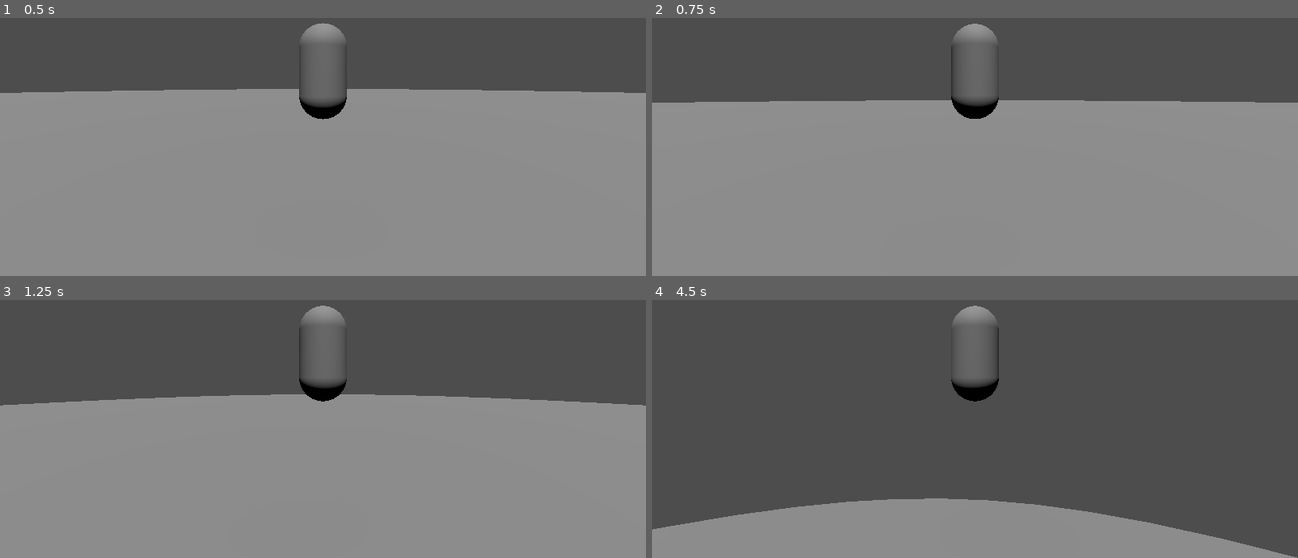
Above: before the commit, frames 1-4 (two rows, left to right).
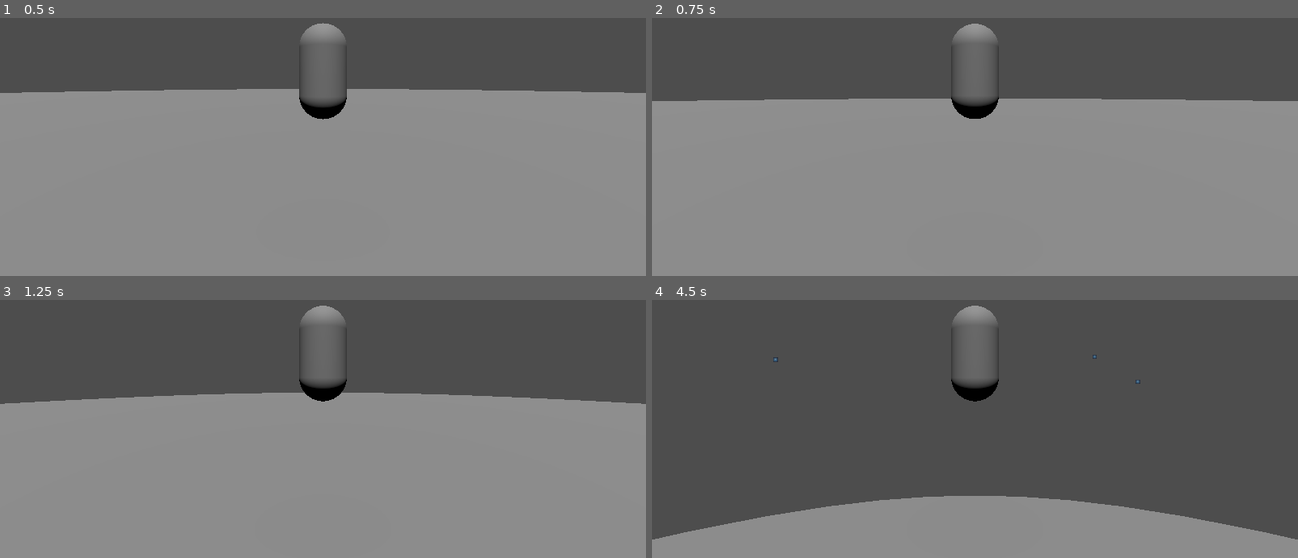
Above: after the commit, the same moments.

Repository: Al1002/hackTuesX
Game: Godot game, scene res://main.tscn
Two runs of this game, one before a commit and one after it. Both use one fixed random seed, a clock stepped at 60 frames per second and the inputs below. The engine's default icon, where the game draws it, is replaced by a stand-in: a white triangle on a blue panel in a dark square.
Inputs (mouse positions are in pixels of both pictures, inside the frame that each line leads up to):
- Up to frame 1 (0.5 s): no input
- Up to frame 2 (0.75 s): move the mouse to (1007, 92) at 0.52 s; hold Up (ui_up) from 0.53 s (still down)
- Up to frame 3 (1.25 s): keep holding Up (ui_up); tap Space (jump) at 0.77 s
- Up to frame 4 (4.5 s): keep holding Up (ui_up); move the mouse to (942, 377) at 1.27 s; tap Space (jump) at 1.52, 3.02, 3.77 s; move the mouse to (987, 369) at 2.02 s; move the mouse to (968, 382) at 2.77 s; move the mouse to (1020, 382) at 3.52 s; move the mouse to (923, 372) at 4.27 s

Frame 1 is identical in both runs. In frame 2, 0.6% of the frame differs, in the area x 0-100%, y 2-34%; in frame 3, 0.6%; in frame 4, 3.1%, in the area x 0-100%, y 2-100%.

Commit message:
Spinny gish (with a f)

Diff:
--- a/Spawner.gd
+++ b/Spawner.gd
@@ -2,11 +2,11 @@
 
 @export var spawning_scene : PackedScene
 var spawnPoint : Vector3
-var spawnRadius : float = 50
-var rotationSpeed : float = 100
+var spawnRadius : float = 60
+var rotationSpeed : float = 1
 # Called when the node enters the scene tree for the first time.
 func _ready():
-	$Timer.wait_time = 1
+	$Timer.wait_time = 0.5
 	$Timer.autostart = true
 	$Timer.start()
 	spawnPoint = position
@@ -20,7 +20,7 @@
 	var radians = deg_to_rad(angle)
 	var xOffset = spawnPoint.x + spawnRadius * cos(radians)
 	var zOffset = spawnPoint.z + spawnRadius * sin(radians)
-	spawned.position = Vector3(xOffset, randf_range(-1,1), zOffset)
+	spawned.position = Vector3(xOffset, randf_range(-1,10), zOffset)
 
 	# Add fish to the scene
 	add_child(spawned)
@@ -28,7 +28,7 @@
 func _process(delta):
 	for child in get_children():
 		if child is Timer:
-			break
+			continue
 		var pos = child.position - spawnPoint
 		var new_pos = Vector3(pos.x * cos(rotationSpeed * delta) - pos.z * sin(rotationSpeed * delta),pos.y, pos.x * sin(rotationSpeed * delta) + pos.z * cos(rotationSpeed * delta))
 		child.position = spawnPoint + new_pos
--- a/character_body.gd
+++ b/character_body.gd
@@ -18,10 +18,10 @@
 
 func _unhandled_input(event):
 	if event is InputEventMouseMotion:
-		rotation.x -= event.relative.y * mouse_sensitivity
-		rotation.y -= event.relative.x * mouse_sensitivity
-		rotation_degrees.x = clamp(rotation_degrees.x, -30.0, 30.0)
-		spring_arm.rotation_degrees.x = rotation_degrees.x
+		$MeshInstance3D.rotation_degrees.x -= event.relative.y * mouse_sensitivity
+		$MeshInstance3D.rotation.y -= event.relative.x * mouse_sensitivity
+		$MeshInstance3D.rotation_degrees.x = clamp($MeshInstance3D.rotation_degrees.x, -30.0, 30.0)
+		spring_arm.rotation_degrees.x = $MeshInstance3D.rotation_degrees.x * 2
 
 func _physics_process(delta):
 	# Add the gravity.
--- a/fish.gd
+++ b/fish.gd
@@ -5,7 +5,7 @@
 
 # Called when the node enters the scene tree for the first time.
 func _ready():
-	$Timer.start(50)
+	$Timer.start(20)
 	speed = 10
 
 # Called every frame. 'delta' is the elapsed time since the previous frame.
